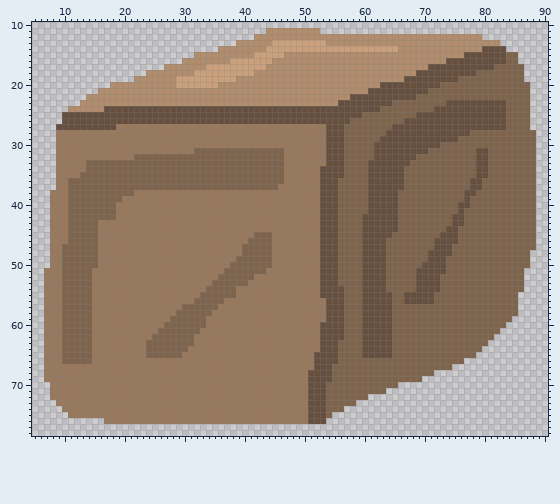
Sprite sheet: GameProjectTwo/sprites/spr_grass_temp/layers/e15d629d-898e-47b0-a15d-d380a3916735/0e2e3b75-1ff1-4018-84a8-5b0d90276597.png. Above: the version before the commit.
The file is 96x96 pixels. Shown: x 5..90, y 10..78.
Now the later version:
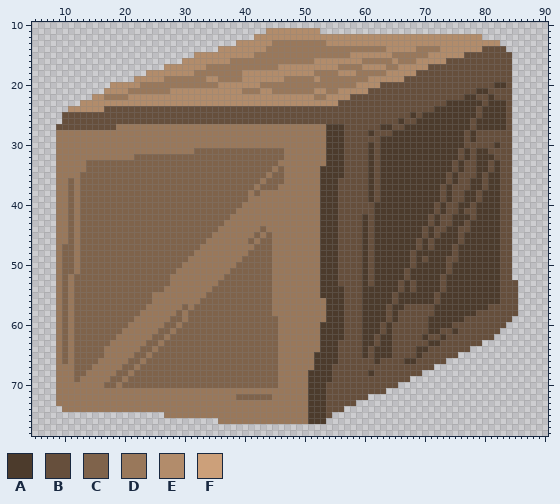
Palette (. is transparent): A #4c3b2c  B #664f3c  C #7f634b  D #99785b  E #b28c6b  F #cca07a
Change:
Changed rows in their new state; - is an unchanged pixel.
first column x 7:
13 --------------------------------------DDDDDDDDD-----------------------------------
14 -------------------------------------DDDDDDDDDDDDDDDDDDDDEE---DDDD----------------
15 -----------------------------------DDDDDDDDDDDDDDDD-------DDDDDD-------------B.---
16 -------------------------------DDDDDDDDDDDDDD--------DDDDD-DDD---------------B.---
17 ---------------------------DDDDDDDDDDDD----------DDDD----DD----------------BBB..--
18 -------------------------DDDDDDDDEE----------DDDD---DDDDD---------------BBBBBB..--
19 --------------------DDDDDDDEEDDDD-------DDDDD-DDDDDDDD---------------BBBBBBBBB..--
20 ----------------DDDDDDDDDDDDD-------DDDDDDDDDDDDDDDD--------------BBBBBBBBBAAB...-
21 ---------.----DDDDDDD------------DDD--DDDDDDD--DD---------------BBBBBBBBAABBBB...-
22 -------.--DDDD-------------------------------DD---------------BBBBBBBBAABBABBB...-
23 ----------------------------------------------------------BBBBBBBBBAAAAAA-AAAB...-
24 --------------------------------------------------------BBBBBBBBBAAAAAAA-AAAAB...-
25 -----------------------------------------------------BBBBBBBBA-AAAAAAAAA-AAAAB...-
26 ---------------------------------------------------BBBBBBBBA--AAAAAAAAA-AAAAAB...-
27 -----------------------------------------------AAABBBBBBAA--AAAAAAAAAAA-AAAAAB...-
28 -----------------------------------------------AAABBBBABB-AAAAAAAAAAAA-ABBBBBB....
29 -----------------------------------------------AAABBBBBBAAAAAAAAAAAAAABABBBBBB....
30 -----------------------------------------------AAABBBBA-AAAAAAAAAAAAAABBBBBABB....
31 -----------------------------------------------AAABBBBA-AAAAAAAAAAAAABABAABBBB....
32 -----------------------------------------------AAABBBBA-AAAAAAAAAAAAABABAAABBB....
33 ---------------------------------------D-------AAABBBBA-AAAAAAAAAAAABABBAABABB....
34 --------------------------------------D-------AAAABBBBA-AAAAAAAAAAAABABBAABABB....
35 -------------------------------------D--------AAAABBBBA-AAAAAAAAAAABABBBA-AABB....
36 -----D------------------------------D---------AAABBBBBA-AAAAAAAAAAABABBAABAABB....
37 -----D-----------------------------D----------AAABBBBBA-AAAAAAAAAABABBBAABAABB....
38 -.---D---------CCCCCCCCCCCCCCCCCCC-C----------AAABBBBBA-AAAAAAAAAABABBAABAAABB....
39 -.---D-------CCCCCCCCCCCCCCCCCCCCC------------AAABBBBBA-AAAAAAAAAABABBAABAAABB....
40 -.---D------CCCCCCCCCCCCCCCCCCCCC-------------AAABBBBB-AAAAAAAAAABABBAABAAAABB....
41 -.---D------CCCCCCCCCCCCCCCCCCCC--------------AAABBBBB-AAAAAAAAAABABBABBAAAABB....
42 -.---D------CCCCCCCCCCCCCCCCCCC---------------AAABBBBA-AAAAAAAAABABBAAABAAAABB....
43 -.---D---CCCCCCCCCCCCCCCCCCCCC----------------AAABBBBA-AAAAAAAAABABBAABAAAAABB....
44 -.---D---CCCCCCCCCCCCCCCCCCCC-------C---------AAABBBBA-AAAAAAAABABBAABBAAAAABB....
45 -.---D---CCCCCCCCCCCCCCCCCCC--------D---------AAABBBBA-AAAAAAAABABAAABAAAAAABB....
46 -.---D---CCCCCCCCCCCCCCCCCC--------D----------AAABBBBA-AAAAAAABABAAAABAAAAAABB....
47 -.---D---CCCCCCCCCCCCCCCCC-------DD-----------AAABBBBA-AAAAAAABABAAABAAAAAAABB....
48 -.---D---CCCCCCCCCCCCCCCC--------D------------AAABBBBA-AAAAAABAAAAAABAAAAAAABB...-
49 -.---D---CCCCCCCCCCCCCCC--------D-------------AAABBBBA-AAAAAABABAAABBAAAAAAABB...-
50 -.---D---CCCCCCCCCCCCCC--------D--------------AAABBBBA-AAAAAABAAAAABAAAAAAAABB...-
51 ..---D--CCCCCCCCCCCCCC--------D------C--------AAABBBBA-AAAAABAAAAAABAAAAAAAABB..--
52 ..--D---CCCCCCCCCCCCC--------D-----CCC--------AAABBBBA-AAAAABAAAAABAAAAAAAAABB..--
53 ..--D---CCCCCCCCCCCCC-------D-----CCCC--------AAABBBBA-AAAABABAAAABAAAAAAAAABBB.--
54 ..--D---CCCCCCCCCCCC-------D----CCCCCC--------AAAABBBAAAAAABABAAAABAAAAAAAAABBB.--
55 ..--D---CCCCCCCCCC--------D-----CCCCCC--------AAAABBBAAAAABAAAAAABAAAAAAAAAABBB---
56 ..--D---CCCCCCCCCC-------D----CCCCCCCC---------AAABBBAAAAABAAAAAABAAAAAAAAAABBB---
57 ..--D---CCCCCCCCC-------D----CCCCCCCCC---------AAABBBAAAA-AABBBBBAAAAAAAAABBBBB---
58 ..--D---CCCCCCCC-------D----CCCCCCCCCC---------AAABBBAAAA-ABBBBBBAAAAAAABBBBBBB---
59 ..--D---CCCCCCC--------D---CCCCCCCCCCCC--------AAABBBAAAA-ABBBBBAAAAAABBBBBBBB----
60 ..--D---CCCCCC--------D----CCCCCCCCCCCC-------AAAABBBAAA-ABBBBBBAAAABBBBBBBBB-----
61 ..--D---CCCCC--------D----CCCCCCCCCCCCC-------AAAABBBAAA-ABBBBBBAABBABBBBBBB------
62 ..--D---CCCC--------D----CCCCCCCCCCCCCC-------AAAABBBAA-AABBBBBABBABBBBBBBB-------
63 ..--D---CCC--------D-----CCCCCCCCCCCCCC-------AAABBBBAA-AABBBBBBAABBBBBBB.--------
64 ..--D---CC------C-D-----CCCCCCCCCCCCCCC-------AAABBBBA-AAABBBBAABBBBBBB..---------
65 ..--D---CC-----CCD-----CCCCCCCCCCCCCCCC------AAAABBBBA-AAABBBBABBBBBB...----------
66 ..--D---C-----CC-CCCCCCCCCCCCCCCCCCCCCC------AAAABBBBBBABBBBAABBBBB...------------
67 ..---CCC-----CC-CCCCCCCCCCCCCCCCCCCCCCC------AAABBBBBBBBBBBBBBBBB...--------------
68 ..---CC-----CC-CCCCCCCCCCCCCCCCCCCCCCCC-----AAAABBBBBBABBBBBBBB..-----------------
69 ..---C-----CC-CCCCCCCCCCCCCCCCCCCCCCCCC-----AAAABBBBBBBBBBBBB..-------------------
70 -.--------CC-CCCCCCCCCCCCCCCCCCCCCCCCCC-----AAABBBBBBBBBBBB-----------------------
71 -.------------------------------------------AAABBBBBBBBBB-------------------------
72 -.------------------------------CCCCCC------AAABBBBBBB----------------------------
73 --------------------------------------------AAABBBBB------------------------------
74 --------------------------------------------AAABBB--------------------------------
75 ----................------------------------AAAB----------------------------------
76 ----------...................---------------AAA-----------------------------------
Changed places in both pictures, as pixel boxes (x1, y1, x2, y2):
changed: (44, 40, 536, 424)
